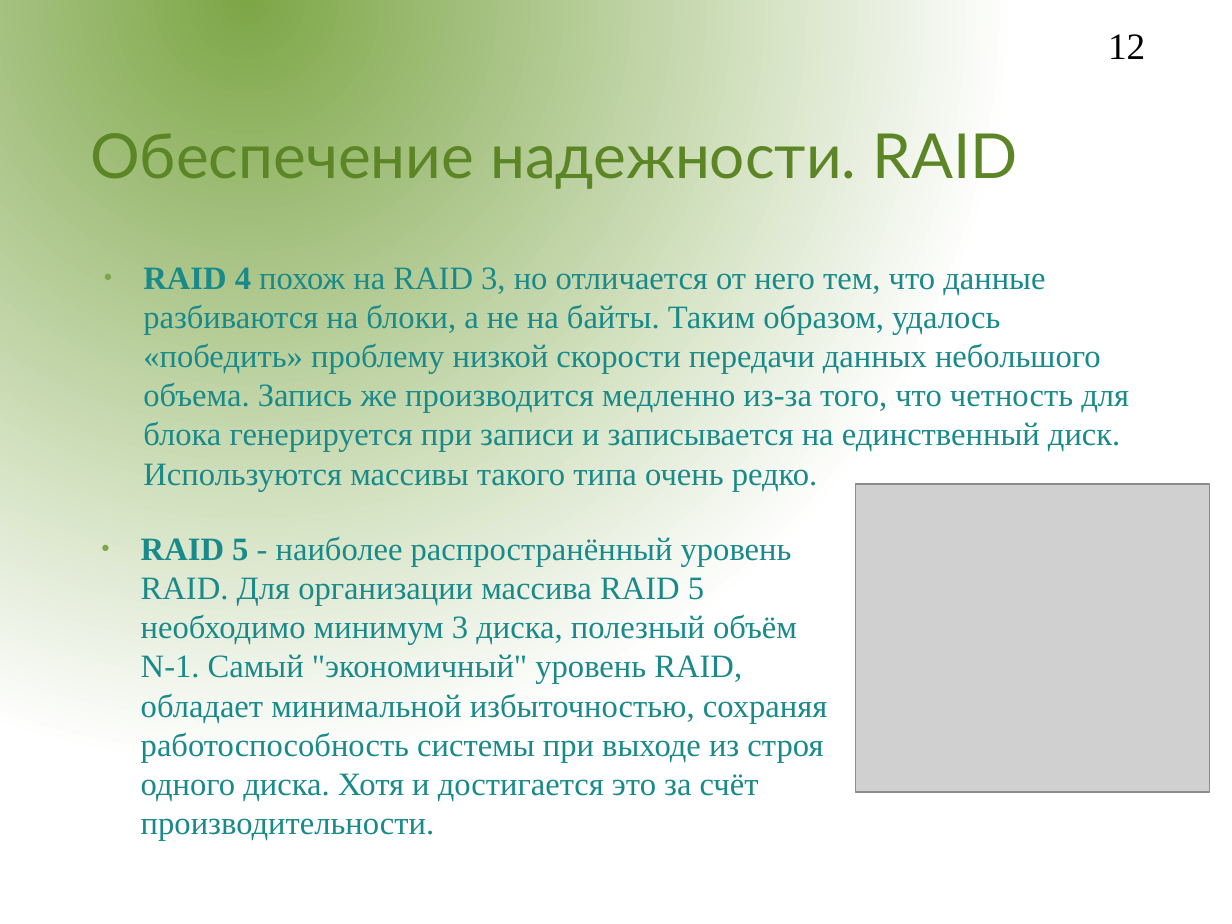
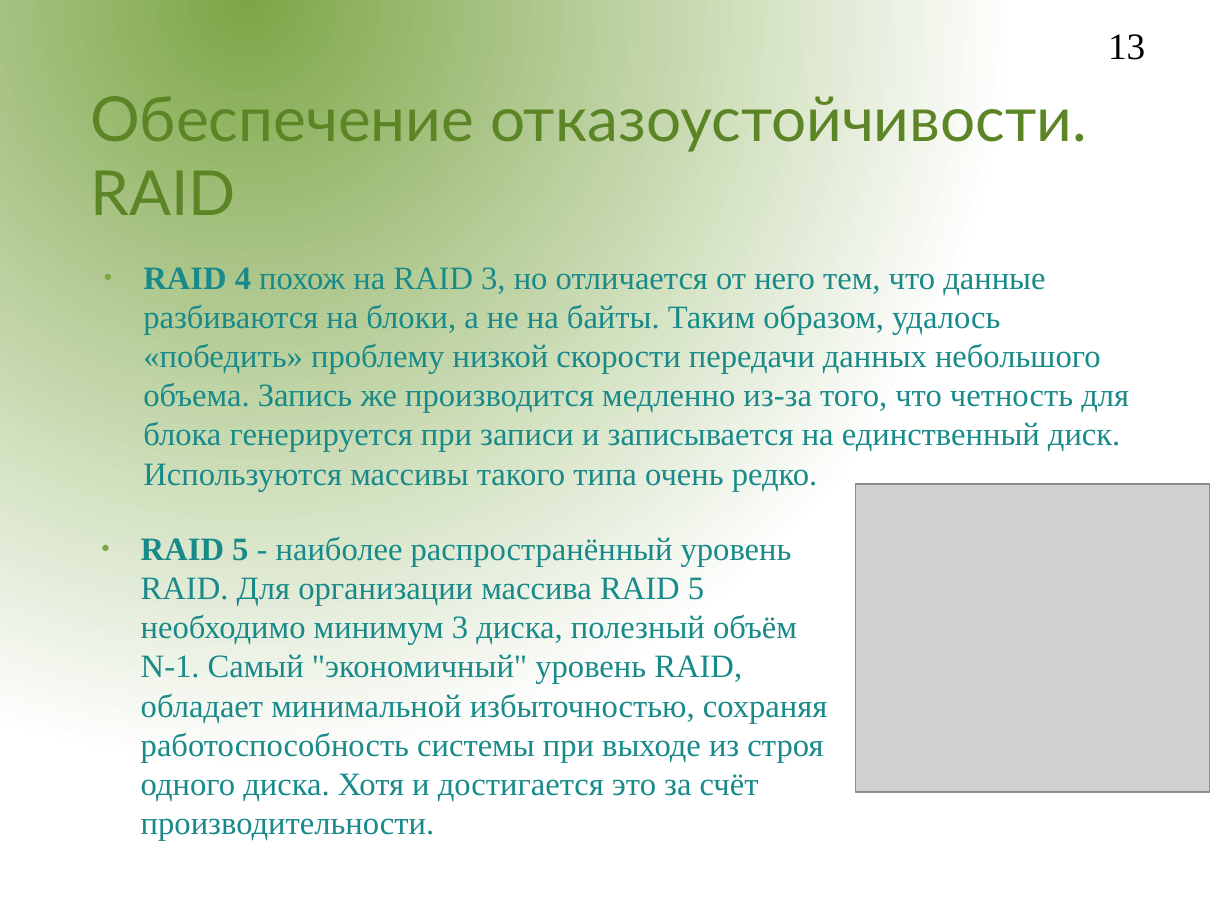
Before and after one commit to aeremenok/a-team-777, a slide deck: slide 13 of 9/st/presentations/file_sybsystem/fs.odp (slide 12 before the commit). Drawn at 1232x924 pixels with LibreOffice and Linux fonts; fonts in the diff are those of the drawing; grey boxes stand for pictures; background and template pictures are left out. Boxes give left, top, right and bottom in pixels: in the first picture for what was removed or moved away, otherwise in the second. Text is boxed around its words. In the diff, an @@ line names an element or a change of style, - is before the commit and + after.

```diff
--- a/9/st/presentations/file_sybsystem/fs.odp
+++ b/9/st/presentations/file_sybsystem/fs.odp
@@ page number at box(1108, 34, 1145, 60): text changed @@
-12
+13
@@ title at box(91, 87, 1087, 215): text changed @@
-Обеспечение надежности. RAID
+Обеспечение отказоустойчивости. RAID
```
Also in this commit, not shown: 6 other slides changed, 1 slide added.
